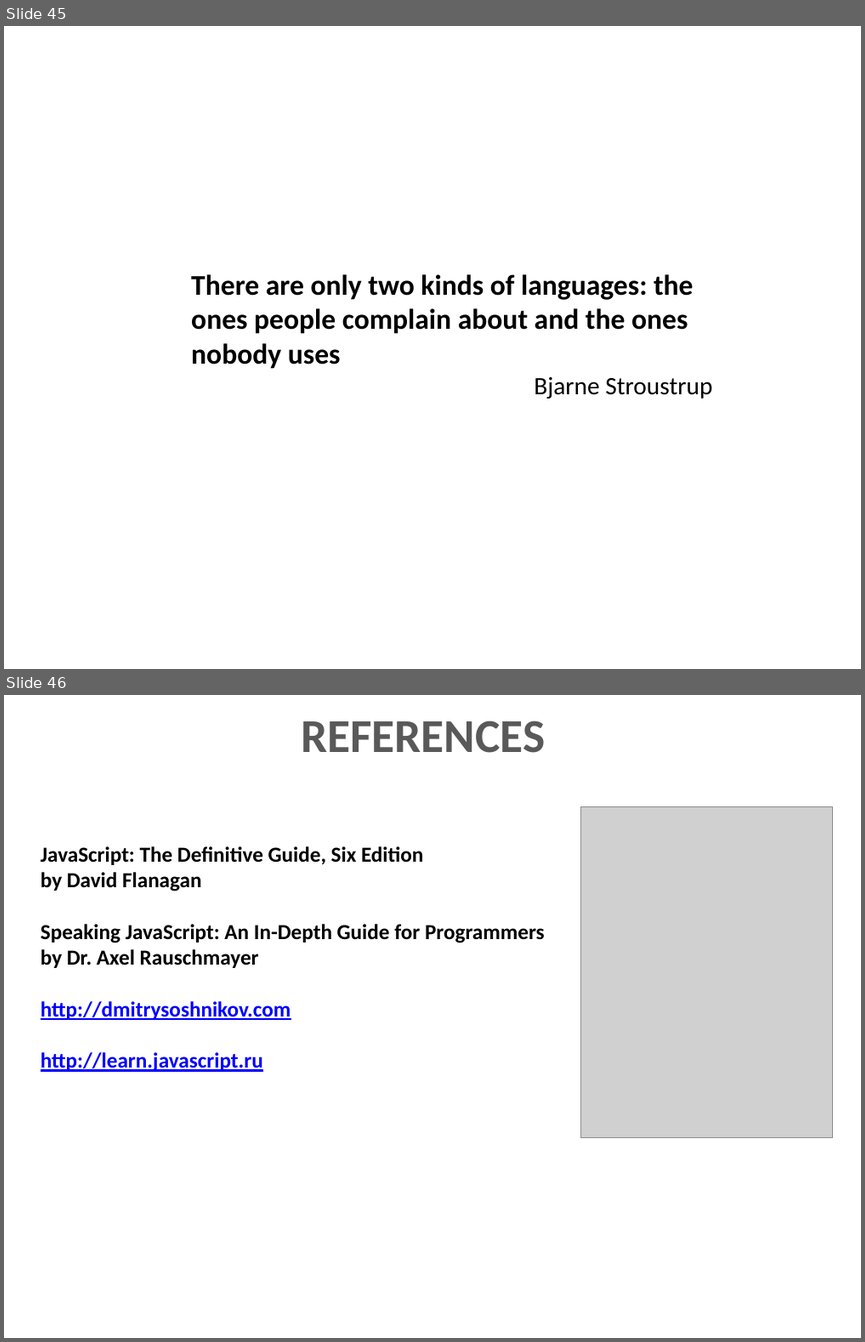
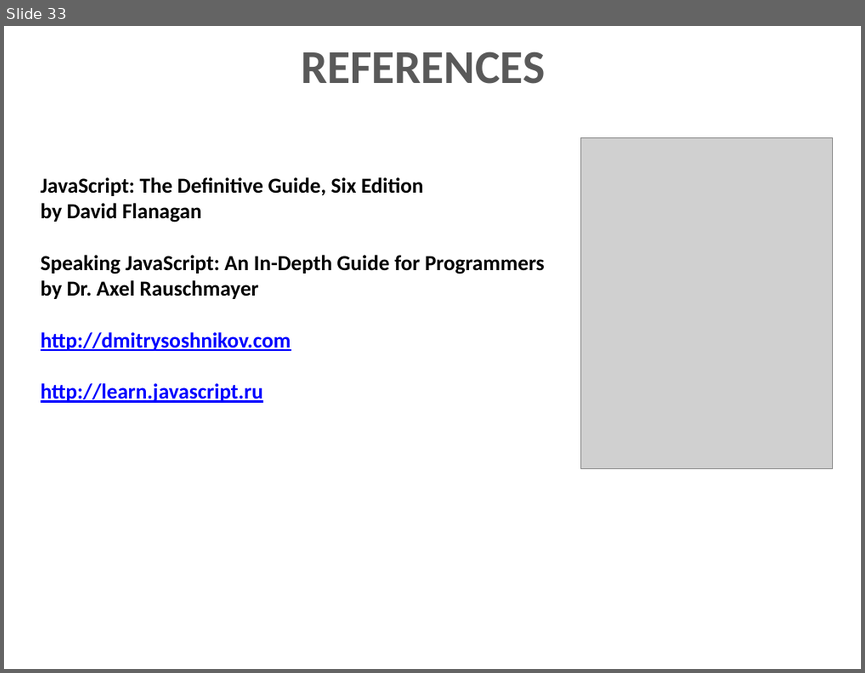
Before and after one commit to dzmitry-varabei/front-end-course, a slide deck: lecture-3-recap-scope/scope.pptx. Shown one above the other, each under a label of ours: slides 45 and 46 before the commit, slide 33 after it. The pictures are 865x1342 and 865x673 pixels, drawn with LibreOffice and Linux fonts; fonts in the diff are those of the drawing; grey boxes stand for pictures. Boxes give left, top, right and bottom in pixels: in the first picture for what was removed or moved away, otherwise in the second. Text is boxed around its words. In the diff, an @@ line names an element or a change of style, - is before the commit and + after.

```diff
--- a/lecture-3-recap-scope/scope.pptx
+++ b/lecture-3-recap-scope/scope.pptx
@@ slide 45 removed at (4, 26, 861, 669), background #FFFFFF @@
@@ text removed at (191, 274, 712, 398) @@
-There are only two kinds of languages: the ones people complain about and the ones nobody uses
-Bjarne Stroustrup
@@ what was slide 46 is now slide 33 @@
```
Also in this commit, not shown: 4 slides added, 16 other slides removed, 2 other files.
